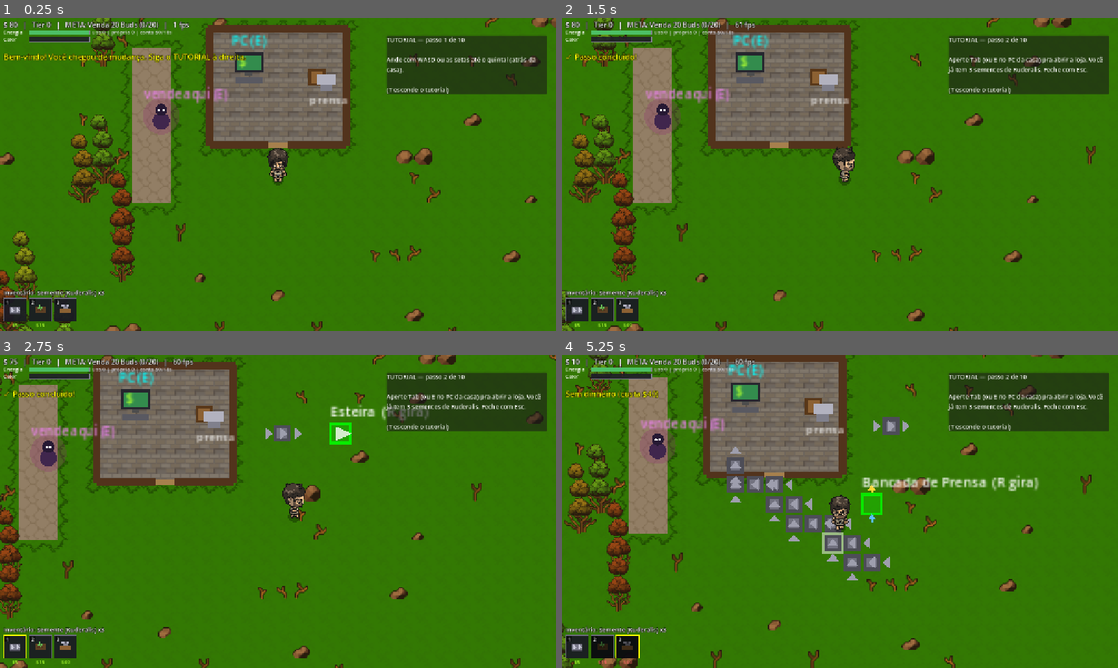
Above: before the commit, frames 1-4 (two rows, left to right).
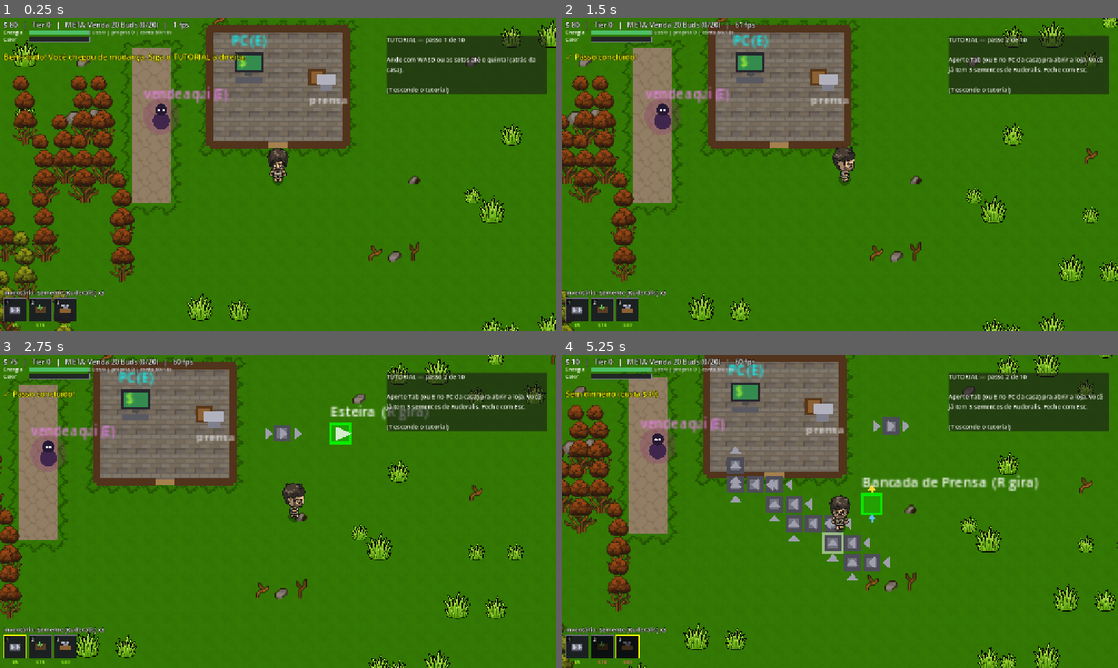
Above: after the commit, the same moments.

Repository: HendryGabriel/canabisprojectbrasiliangame
Game: Godot game, scene res://src/main.tscn
The game is run twice, just before and just after one commit, with the same random seed, the same clock (stepped at 60 frames per second) and the same inputs.
Inputs (mouse positions are in pixels of both pictures, inside the frame that each line leads up to):
- Up to frame 1 (0.25 s): no input
- Up to frame 2 (1.5 s): tap Enter at 0.5 s; move the mouse to (962, 158) at 0.52 s; hold D 0.53-1.25 s; hold E 0.53-1.25 s; click (962, 158) at 0.67 s; drag from (728, 190) to (812, 237) at 1.27 s
- Up to frame 3 (2.75 s): move the mouse to (333, 442) at 2.02 s; hold D from 2.03 s (still down); hold E from 2.03 s (still down); tap 1 at 2.1 s; click (333, 442) at 2.17 s
- Up to frame 4 (5.25 s): release D at 2.75 s; release E at 2.75 s; drag from (812, 574) to (673, 464) at 2.77 s; move the mouse to (1006, 558) at 3.52 s; hold A 3.53-4.25 s; hold E 3.53-4.25 s; tap 3 at 3.6 s; click (1006, 558) at 3.67 s; drag from (673, 464) to (756, 433) at 4.27 s; move the mouse to (867, 511) at 5.02 s; hold S from 5.03 s (still down); hold E from 5.03 s (still down); tap 5 at 5.1 s; click (867, 511) at 5.17 s

The runs differ from the first frame. In frame 1, 8.5% of the frame differs, in the area x 0-100%, y 0-100%; in frame 2, 6.3%; in frame 3, 4.2%; in frame 4, 6.3%.

Commit message:
fix: geracao mais limpa + mato quebravel + pedras cinza/marrom no bioma certo
Geracao: florestas em manchas com copa de cor coerente por regiao (acabou a salada de cores), lagos raros e espacados com praia fina, blobs organicos na zona da casa (sem retangulos), decor bem mais esparso. Novo terreno MATO (tallgrass do EARLYGAME): gerado em manchas, bloqueia construcao, player limpa com E (estado deterministico na sim, entra no state_hash; cache de decor invalida via sinal). Pedras cinzas na grama, marrons so na areia (colunas do atlas Rocks). Hover e highlight ensinam a limpar.

Co-Authored-By: Claude Fable 5 <noreply@anthropic.com>

Diff:
--- a/src/main.gd
+++ b/src/main.gd
@@ -91,7 +91,7 @@
 			match t:
 				Sim.T.AGUA:
 					agua.append(cell)
-				Sim.T.GRAMA, Sim.T.ARVORE:
+				Sim.T.GRAMA, Sim.T.ARVORE, Sim.T.MATO:
 					_floor_base.set_cell(cell, FLOOR_SOURCE_ID, Vector2i(2, 10))
 					grama.append(cell)
 				Sim.T.AREIA:
--- a/src/player.gd
+++ b/src/player.gd
@@ -126,12 +126,14 @@
 			ui.toggle_shop()
 		elif e != null and e["t"] != "bancada":
 			Sim.cmd_interact(alvo)
+		elif e == null and Sim.terreno_em(alvo) == Sim.T.MATO:
+			Sim.cmd_interact(alvo)  # limpa o mato
 
 
 func _celula_alvo() -> Vector2i:
 	# mira: celula do mouse se perto; senao a celula a frente do avatar
 	var m := Vector2i((get_global_mouse_position() / TILE).floor())
-	if _perto(m) and Sim.ent_em(m) != null:
+	if _perto(m) and (Sim.ent_em(m) != null or Sim.terreno_em(m) == Sim.T.MATO):
 		return m
 	return Vector2i((position / TILE).floor()) + facing
 
@@ -302,7 +304,7 @@
 
 	# Realce da celula alvo de interacao (mantido do original)
 	var alvo := _celula_alvo()
-	if _perto(alvo) and Sim.ent_em(alvo) != null:
+	if _perto(alvo) and (Sim.ent_em(alvo) != null or Sim.terreno_em(alvo) == Sim.T.MATO):
 		draw_rect(Rect2(Vector2(alvo * TILE) - position, Vector2(TILE, TILE)), Color(1, 1, 1, 0.5), false, 2.0)
 
 
--- a/src/render.gd
+++ b/src/render.gd
@@ -55,25 +55,29 @@
 
 const VEG_TRONCOS := [Rect2(197, 65, 34, 31), Rect2(196, 98, 39, 46)]
 const VEG_COPAS := [Rect2(2, 5, 43, 91), Rect2(50, 5, 43, 91), Rect2(98, 5, 43, 91), Rect2(146, 5, 43, 91)]
-# [atlas(0=rocks,1=veg), rect] — decors pequenos de grama e areia
+# [atlas(0=rocks,1=veg), rect] — pedras CINZAS na grama, MARRONS so na areia
 const DECOR_GRAMA := [
-	[1, Rect2(260, 0, 9, 16)], [1, Rect2(276, 0, 11, 14)], [1, Rect2(243, 2, 9, 11)],
-	[1, Rect2(293, 3, 9, 11)], [1, Rect2(308, 4, 8, 10)], [0, Rect2(65, 17, 31, 14)],
-	[0, Rect2(48, 51, 15, 10)], [0, Rect2(81, 68, 11, 9)], [0, Rect2(35, 53, 10, 7)],
+	[0, Rect2(161, 17, 31, 14)], [0, Rect2(177, 68, 11, 9)], [0, Rect2(164, 69, 8, 7)],
+	[0, Rect2(131, 53, 10, 7)], [0, Rect2(144, 51, 15, 10)], [0, Rect2(161, 100, 11, 9)],
+	[1, Rect2(260, 0, 9, 16)], [1, Rect2(276, 0, 11, 14)],
 ]
 const DECOR_AREIA := [
-	[0, Rect2(84, 37, 8, 6)], [0, Rect2(68, 69, 8, 7)], [0, Rect2(52, 70, 7, 5)],
-	[0, Rect2(65, 100, 11, 9)], [0, Rect2(36, 85, 8, 6)],
+	[0, Rect2(65, 17, 31, 14)], [0, Rect2(81, 68, 11, 9)], [0, Rect2(68, 69, 8, 7)],
+	[0, Rect2(48, 51, 15, 10)], [0, Rect2(36, 85, 8, 6)],
 ]
 
-var _atlas: Array = [null, null]  # [rocks, vegetation]
-var _decor_chunks := {}           # Vector2i -> Array de {a, src, dst}
+var _atlas: Array = [null, null, null]  # [rocks, vegetation, tallgrass]
+var _decor_chunks := {}                 # Vector2i -> Array de {a, src, dst}
 
 
 func _carrega_atlases() -> void:
 	# ImageTexture recriada: CompressedTexture2D renderiza branco (mesmo bug das maquinas)
 	_atlas[0] = ImageTexture.create_from_image(load("res://src/ASSETS/STATIC/Rocks.png").get_image())
 	_atlas[1] = ImageTexture.create_from_image(load("res://src/ASSETS/STATIC/Vegetation.png").get_image())
+	_atlas[2] = ImageTexture.create_from_image(load("res://src/ASSETS/EARLYGAME/TALLGRASS.png").get_image())
+	# mato limpo muda o terreno -> invalida o cache de decor daquele chunk
+	Sim.mato_limpo.connect(func(cell: Vector2i):
+		_decor_chunks.erase(Vector2i(Sim._fdiv(cell.x, Sim.CHUNK), Sim._fdiv(cell.y, Sim.CHUNK))))
 
 
 func _decor_do_chunk(cc: Vector2i) -> Array:
@@ -86,14 +90,19 @@
 			var base := Vector2((x + 0.5) * TILE, (y + 1) * TILE)  # centro-baixo do tile
 			if t == Sim.T.ARVORE:
 				var tr: Rect2 = VEG_TRONCOS[Sim._h(x, y, 10) % VEG_TRONCOS.size()]
-				var co: Rect2 = VEG_COPAS[Sim._h(x, y, 11) % VEG_COPAS.size()]
+				# copa com cor coerente por regiao (floresta inteira parecida, nao salada)
+				var co: Rect2 = VEG_COPAS[Sim._h(x >> 3, y >> 3, 11) % VEG_COPAS.size()]
 				var th := TILE * 1.5
 				var tw := tr.size.x * th / tr.size.y
 				var ch := TILE * 2.7
 				var cw := co.size.x * ch / co.size.y
 				lista.append({"a": 1, "src": tr, "dst": Rect2(base.x - tw * 0.5, base.y - th, tw, th)})
 				lista.append({"a": 1, "src": co, "dst": Rect2(base.x - cw * 0.5, base.y - th * 0.6 - ch, cw, ch)})
-			elif t == Sim.T.GRAMA and Sim._h(x, y, 12) % 100 < 7:
+			elif t == Sim.T.MATO:
+				var tex2: Texture2D = _atlas[2]
+				var lado := float(TILE) * (0.9 + 0.25 * (Sim._h(x, y, 16) % 3))
+				lista.append({"a": 2, "src": Rect2(Vector2.ZERO, tex2.get_size()), "dst": Rect2(base.x - lado * 0.5, base.y - lado, lado, lado)})
+			elif t == Sim.T.GRAMA and Sim._h(x, y, 12) % 100 < 3:
 				var d: Array = DECOR_GRAMA[Sim._h(x, y, 13) % DECOR_GRAMA.size()]
 				var r: Rect2 = d[1]
 				lista.append({"a": d[0], "src": r, "dst": Rect2(base.x - r.size.x * 0.5, base.y - r.size.y, r.size.x, r.size.y)})
--- a/src/sim.gd
+++ b/src/sim.gd
@@ -6,13 +6,14 @@
 
 signal msg(texto: String)
 signal vitoria_sig
+signal mato_limpo(cell: Vector2i)
 
 const TICK_HZ := 10
 const FRAMES_POR_TICK := 6  # 60 fps fisica / 10 ticks
 const BELT_T := 3           # ticks por celula de esteira
 const DIRS := [Vector2i(0, -1), Vector2i(1, 0), Vector2i(0, 1), Vector2i(-1, 0)]  # N E S O
 
-enum T { GRAMA, AGUA, ARVORE, AREIA, PISO, BECO, CIDADE }
+enum T { GRAMA, AGUA, ARVORE, AREIA, PISO, BECO, CIDADE, MATO }
 
 var tick := 0
 var money := 80
@@ -24,6 +25,7 @@
 var venceu := false
 
 var _chunks := {}        # Vector2i -> PackedByteArray (cache do terreno procedural)
+var _limpo := {}         # celulas de mato limpas pelo player (estado da sim, entra no hash)
 var next_id := 1
 var ents := {}           # id -> Dictionary
 var grid := {}           # Vector2i -> id (toda celula coberta)
@@ -84,7 +86,10 @@
 	if c.y < 0:
 		return T.CIDADE
 	var cc := Vector2i(_fdiv(c.x, CHUNK), _fdiv(c.y, CHUNK))
-	return pegar_chunk(cc)[posmod(c.y, CHUNK) * CHUNK + posmod(c.x, CHUNK)]
+	var t: int = pegar_chunk(cc)[posmod(c.y, CHUNK) * CHUNK + posmod(c.x, CHUNK)]
+	if t == T.MATO and _limpo.has(c):
+		return T.GRAMA  # mato ja limpo pelo player
+	return t
 
 
 func dentro_do_mapa(c: Vector2i) -> bool:
@@ -99,37 +104,51 @@
 			return T.PISO   # casa
 		if x >= 0 and x < 2 and y >= 4 and y < 12:
 			return T.BECO   # beco escuro
-		if x >= 30 and x < 36 and y >= 7 and y < 11:
-			return T.AGUA   # lago garantido perto da casa
-		if x >= 29 and x < 38 and y >= 25 and y < 31:
-			return T.AREIA  # areial garantido perto da casa
-		if x >= 3 and x < 23 and y >= 23 and y < 33 and (x * 7 + y * 13) % 7 == 0:
-			return T.ARVORE # bosque garantido perto da casa
+		# lago garantido (blob organico, com praia fina)
+		if _d2(x, y, 32, 8) <= 7 or _d2(x, y, 34, 9) <= 5:
+			return T.AGUA
+		if _d2(x, y, 32, 8) <= 13 or _d2(x, y, 34, 9) <= 10:
+			return T.AREIA
+		if _d2(x, y, 33, 27) <= 14:
+			return T.AREIA  # areial garantido
+		if x >= 3 and x < 23 and y >= 23 and y < 33 and (x * 7 + y * 13) % 9 == 0:
+			return T.ARVORE # bosque garantido (esparso)
+		# mato leve no quintal, longe da casa/porta (nao atrapalha o tutorial)
+		if (x >= 16 or y >= 16) and _h(x, y, 21) % 100 < 6:
+			return T.MATO
 		return T.GRAMA
-	# lagos: 1 possivel por supercelula de 24x24, com raio variavel; areia na borda
+	# lagos raros e espacados (1 possivel por supercelula de 32x32), praia fina
 	var melhor := 0x7fffffffffffffff
 	var raio := 0
-	var sx0 := _fdiv(x, 24)
-	var sy0 := _fdiv(y, 24)
+	var sx0 := _fdiv(x, 32)
+	var sy0 := _fdiv(y, 32)
 	for sy in range(sy0 - 1, sy0 + 2):
 		for sx in range(sx0 - 1, sx0 + 2):
-			if _h(sx, sy, 1) % 100 < 24:
-				var cx := sx * 24 + 5 + _h(sx, sy, 2) % 14
-				var cy := sy * 24 + 5 + _h(sx, sy, 3) % 14
+			if _h(sx, sy, 1) % 100 < 12:
+				var cx := sx * 32 + 8 + _h(sx, sy, 2) % 16
+				var cy := sy * 32 + 8 + _h(sx, sy, 3) % 16
 				var d := (x - cx) * (x - cx) + (y - cy) * (y - cy)
 				if d < melhor:
 					melhor = d
 					raio = 3 + _h(sx, sy, 4) % 4
 	if melhor <= raio * raio:
 		return T.AGUA
-	if melhor <= (raio + 2) * (raio + 2):
+	if melhor <= (raio + 1) * (raio + 1):
 		return T.AREIA
-	# florestas: densidade por regiao de 16x16, arvore sorteada por tile
-	var f := _h(x >> 4, y >> 4, 5) % 100
-	var dens := 12 if f < 35 else (4 if f < 70 else 0)
+	# florestas em manchas (regiao 8x8 define mata fechada / esparsa / campo aberto)
+	var f := _h(x >> 3, y >> 3, 5) % 100
+	var dens := 20 if f < 15 else (3 if f < 45 else 0)
 	if dens > 0 and _h(x, y, 6) % 100 < dens:
 		return T.ARVORE
+	# mato alto em manchas — o player limpa com E pra liberar o terreno
+	var m := _h(x >> 3, y >> 3, 20) % 100
+	if _h(x, y, 21) % 100 < (22 if m < 30 else 4):
+		return T.MATO
 	return T.GRAMA
+
+
+static func _d2(x: int, y: int, cx: int, cy: int) -> int:
+	return (x - cx) * (x - cx) + (y - cy) * (y - cy)
 
 
 static func _h(x: int, y: int, sal: int) -> int:
@@ -618,10 +637,14 @@
 					if ter != T.AREIA:
 						return "Coloque em cima da areia"
 				"canteiro":
+					if ter == T.MATO:
+						return "Limpe o mato primeiro (E nele)"
 					if ter != T.GRAMA:
 						return "Canteiro só na grama"
 				_:
-					if ter == T.AGUA or ter == T.ARVORE:
+					if ter == T.MATO:
+						return "Limpe o mato primeiro (E nele)"
+					if ter == T.AGUA or ter == T.ARVORE or ter == T.CIDADE:
 						return "Terreno inválido"
 	if t == "poco":
 		var tem_agua := false
@@ -676,6 +699,9 @@
 func cmd_interact(pos: Vector2i) -> void:
 	var e = ent_em(pos)
 	if e == null:
+		if terreno_em(pos) == T.MATO:
+			_limpo[pos] = true  # limpa o mato, libera o terreno
+			mato_limpo.emit(pos)
 		return
 	match e["t"]:
 		"traficante":
@@ -809,7 +835,9 @@
 	# mesmo input -> mesmo hash em toda maquina, todo tick (GDD §9)
 	var chaves := ents.keys()
 	chaves.sort()
-	var s := "%d|%d|%d|%d|%s" % [tick, money, heat, tier, str(inv)]
+	var limpos := _limpo.keys()
+	limpos.sort()
+	var s := "%d|%d|%d|%d|%s|%s" % [tick, money, heat, tier, str(inv), str(limpos)]
 	for id in chaves:
 		s += str(ents[id])
 	return hash(s)
--- a/src/ui.gd
+++ b/src/ui.gd
@@ -346,12 +346,13 @@
 # ---------------- hover: o que essa coisa esta fazendo? ----------------
 
 func _atualiza_hover() -> void:
-	var e = Sim.ent_em(_mouse_cell())
-	if e == null or build_type != "" or _shop.visible:
+	var mc := _mouse_cell()
+	var e = Sim.ent_em(mc)
+	if build_type != "" or _shop.visible or (e == null and Sim.terreno_em(mc) != Sim.T.MATO):
 		_hover.visible = false
 		return
 	_hover.visible = true
-	_hover_lbl.text = _info_ent(e)
+	_hover_lbl.text = _info_ent(e) if e != null else "Mato alto — aperte E pra limpar o terreno"
 	_hover.reset_size()
 	var mp := get_viewport().get_mouse_position() + Vector2(18, 18)
 	var tela := get_viewport().get_visible_rect().size
